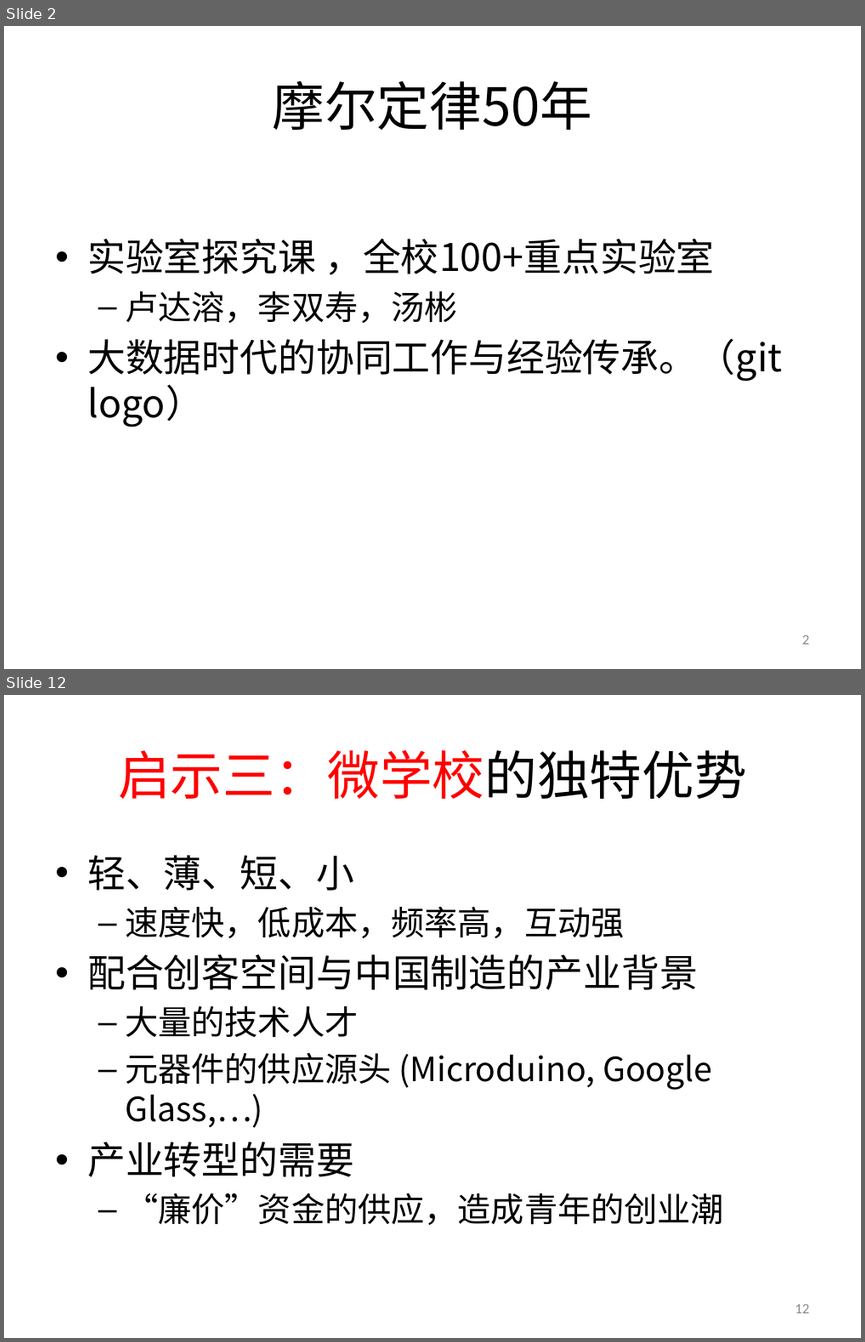
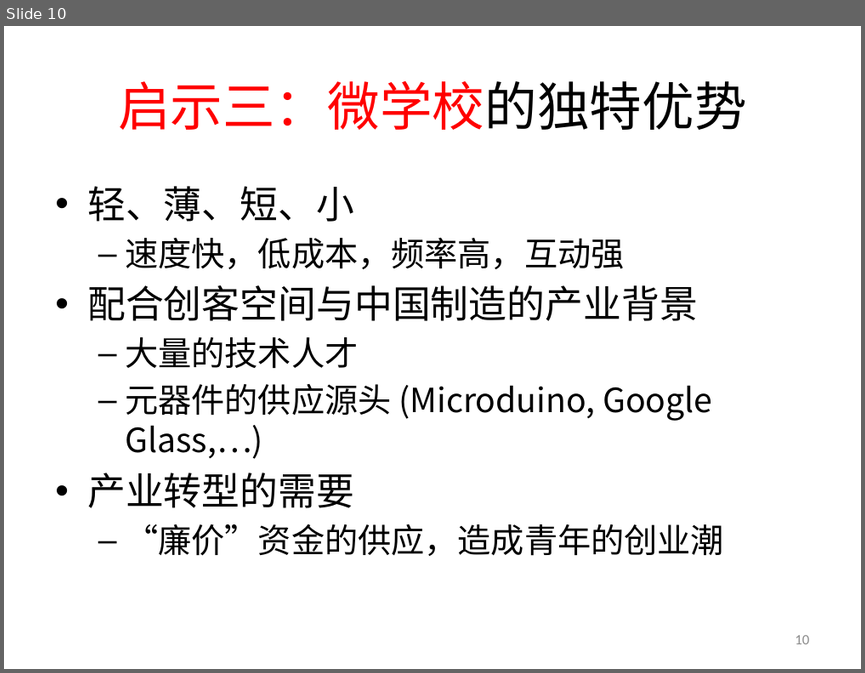
Before and after one commit to woodyme/2014JanXLP, a slide deck: 课程方案/XLP_WorkFLow_CHN.pptx. Shown one above the other, each under a label of ours: slides 2 and 12 before the commit, slide 10 after it; the slides between them are not shown. The pictures are 865x1342 and 865x673 pixels, drawn with LibreOffice and Linux fonts; fonts in the diff are those of the drawing; background and template pictures are left out. Boxes give left, top, right and bottom in pixels: in the first picture for what was removed or moved away, otherwise in the second. Text is boxed around its words. In the diff, an @@ line names an element or a change of style, - is before the commit and + after.

```diff
--- a/课程方案/XLP_WorkFLow_CHN.pptx
+++ b/课程方案/XLP_WorkFLow_CHN.pptx
@@ slide 2 removed at box(4, 26, 861, 669), background #FFFFFF @@
@@ title removed at box(273, 81, 593, 130) @@
-摩尔定律50年
@@ text removed at box(87, 238, 782, 426) @@
-• 实验室探究课 ，全校100+重点实验室
-  – 卢达溶，李双寿，汤彬
-• 大数据时代的协同工作与经验传承。（git logo）
@@ page number removed at box(802, 635, 809, 644) @@
-2
@@ what was slide 12 is now slide 10 @@
@@ page number at box(794, 635, 809, 644): text changed @@
-12
+10
```
Also in this commit, not shown: 11 slides changed, 1 slide added, 2 other slides removed.
